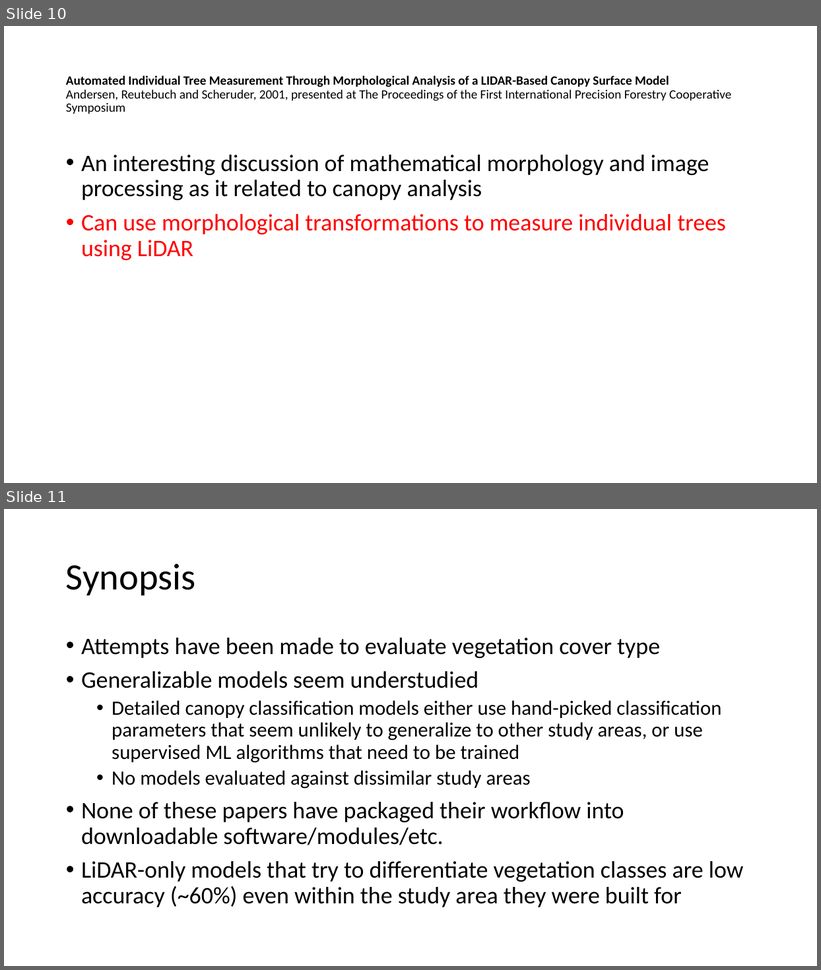
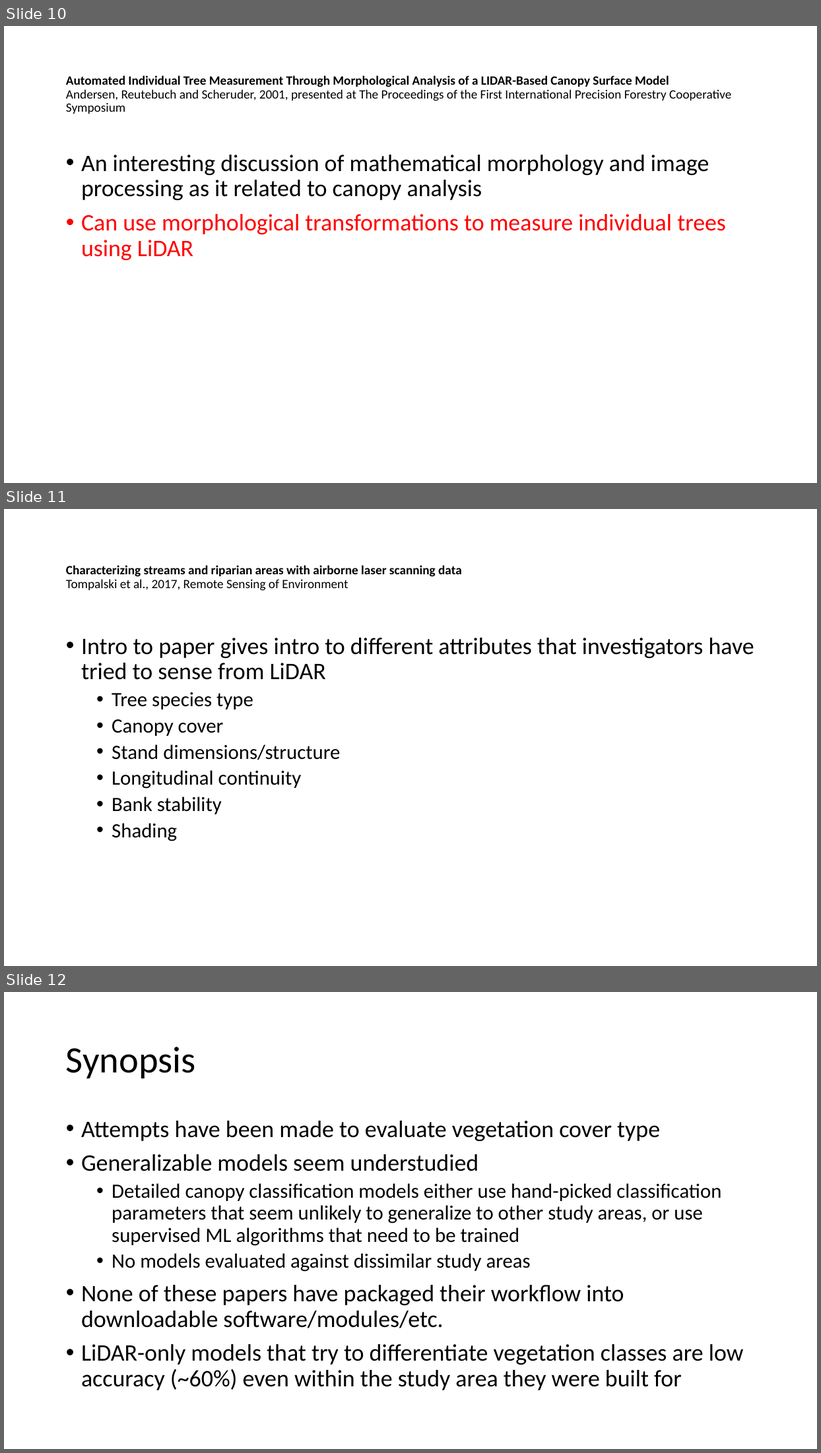
Before and after one commit to rsjones94/mtsu-geoscience-tools, a slide deck: writing/veglidar_litreview.pptx. Shown one above the other, each under a label of ours: slides 10 and 11 before the commit, slides 10, 11 and 12 after it. The pictures are 821x970 and 821x1453 pixels, drawn with LibreOffice and Linux fonts; fonts in the diff are those of the drawing. Boxes give left, top, right and bottom in pixels: in the first picture for what was removed or moved away, otherwise in the second. Text is boxed around its words. In the diff, an @@ line names an element or a change of style, - is before the commit and + after.

```diff
--- a/writing/veglidar_litreview.pptx
+++ b/writing/veglidar_litreview.pptx
@@ slide 11 added at <box>4,509,817,966</box>, background #FFFFFF @@
@@ title added at <box>66,565,462,591</box>, 15 pt, text #000000, bold @@
+Characterizing streams and riparian areas with airborne laser scanning data
+Tompalski et al., 2017, Remote Sensing of Environment
@@ text added at <box>81,638,754,842</box>, 24 pt, text #000000 @@
+• Intro to paper gives intro to different attributes that investigators have tried to sense from LiDAR
+  • Tree species type
+  • Canopy cover
+  • Stand dimensions/structure
+  • Longitudinal continuity
+  • Bank stability
+  • Shading
@@ what was slide 11 is now slide 12 @@
```
Also in this commit, not shown: 1 slide changed.
